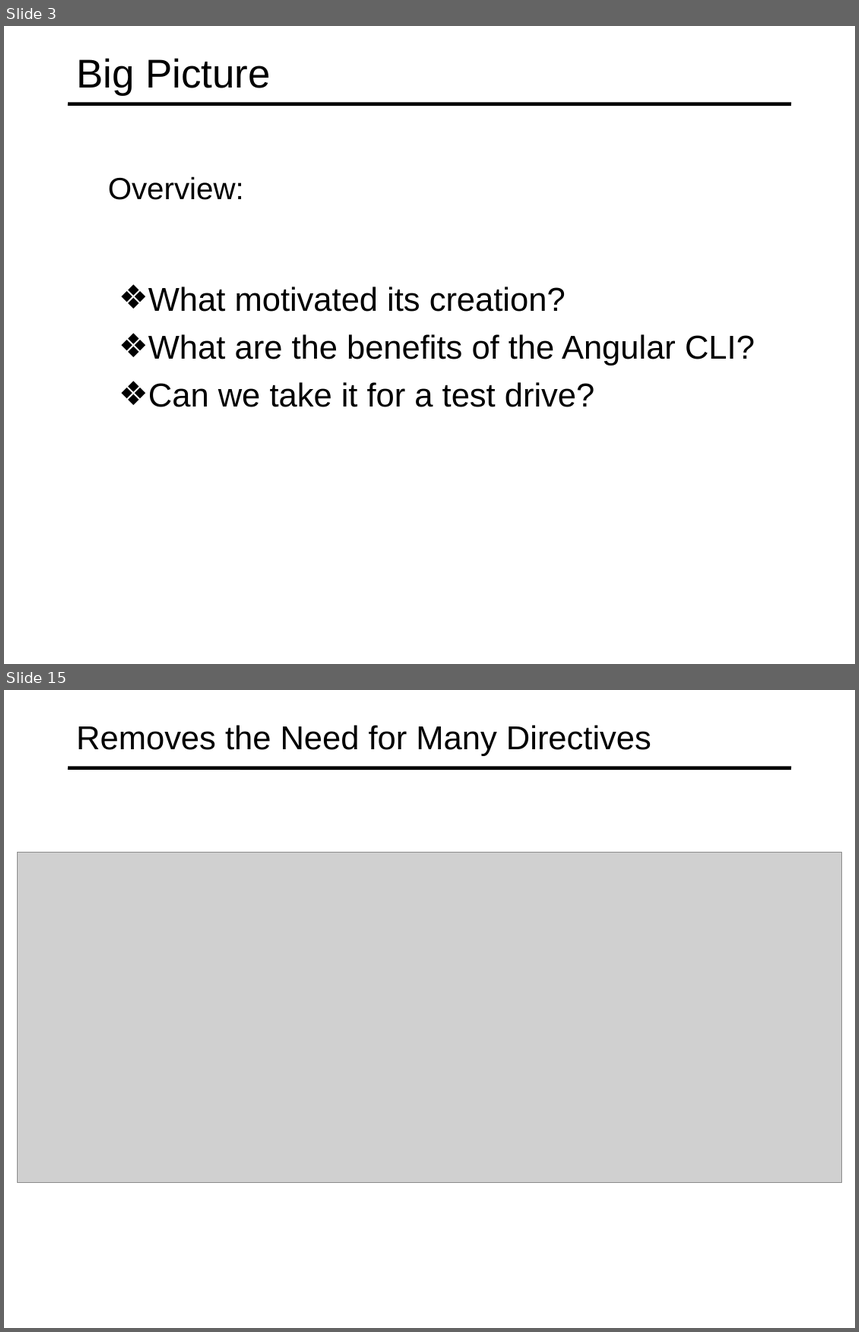
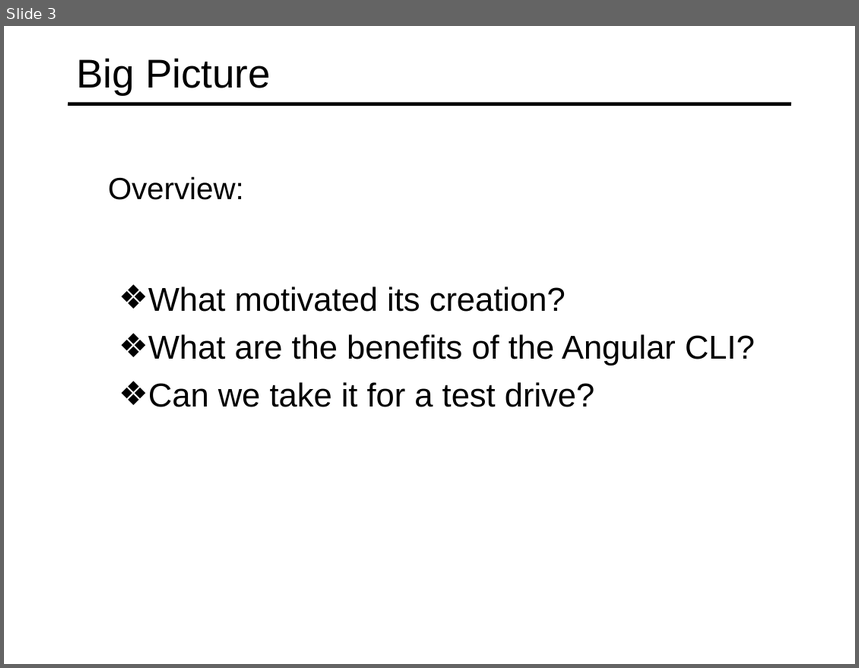
Before and after one commit to specter01wj/Jago_Link_Training, a slide deck: Angular/Angular7/Angular CLI/1.Overview/L1_Overview.ppt. Shown one above the other, each under a label of ours: slides 3 and 15 before the commit, slide 3 after it; the slides between them are not shown. The pictures are 859x1332 and 859x668 pixels, drawn with LibreOffice and Linux fonts; fonts in the diff are those of the drawing; grey boxes stand for pictures. Boxes give left, top, right and bottom in pixels: in the first picture for what was removed or moved away, otherwise in the second. Text is boxed around its words. In the diff, an @@ line names an element or a change of style, - is before the commit and + after.

```diff
--- a/Angular/Angular7/Angular CLI/1.Overview/L1_Overview.ppt
+++ b/Angular/Angular7/Angular CLI/1.Overview/L1_Overview.ppt
@@ slide 15 removed at box(4, 690, 855, 1328), background #FFFFFF; not listed: 1 template element that a slide beside it also shows @@
@@ title removed at box(76, 725, 652, 756) @@
-Removes the Need for Many Directives
@@ picture removed at box(18, 852, 842, 1182) @@
```
Also in this commit, not shown: 6 slides added, 18 other slides removed.
